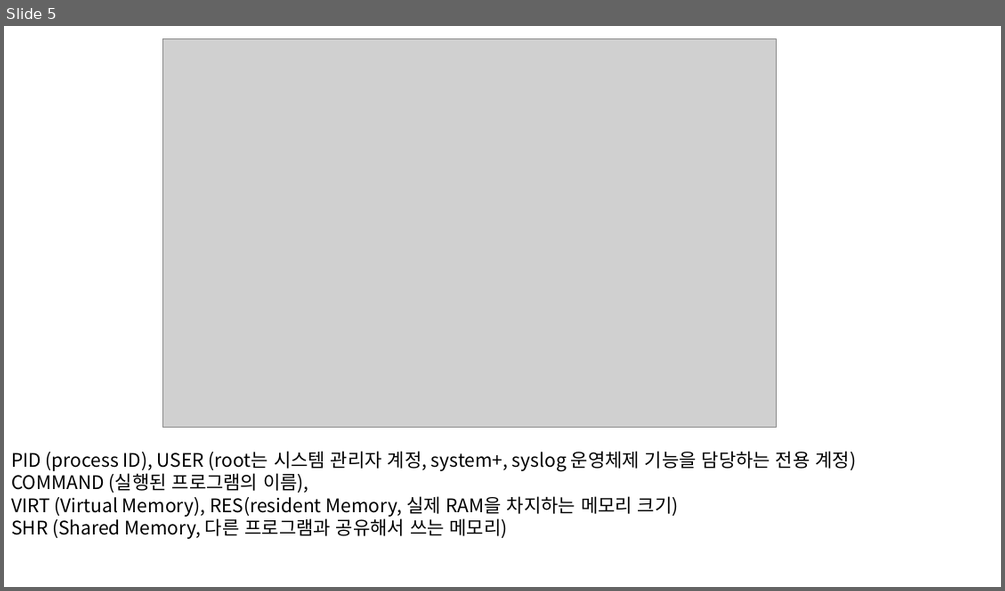
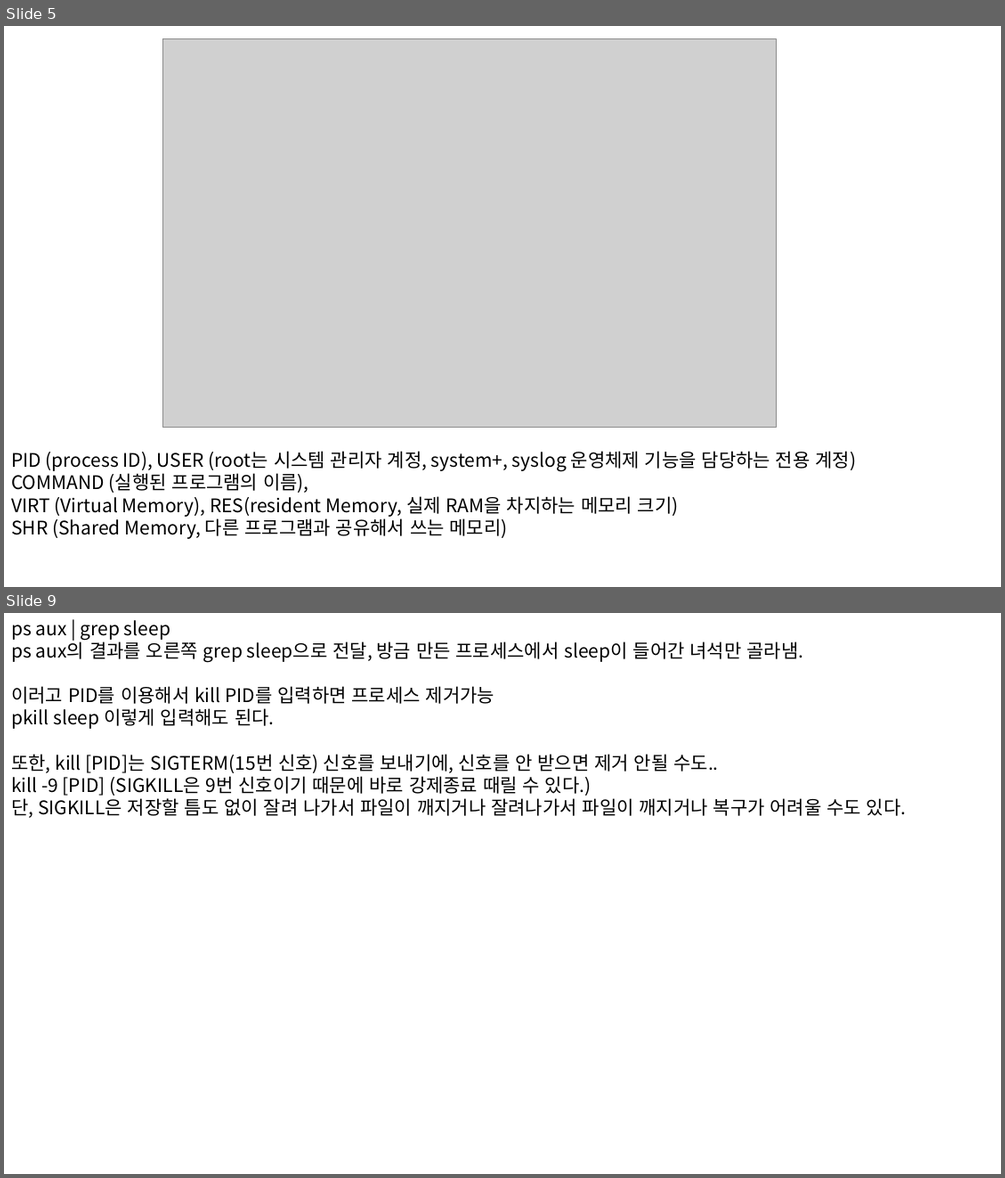
Before and after one commit to dimodimo0121/TIL, a slide deck: Linux/리눅스 공부.pptx. Shown one above the other, each under a label of ours: slide 5 before the commit, slides 5 and 9 after it; the slides between them are not shown. The pictures are 1005x591 and 1005x1178 pixels, drawn with LibreOffice and Linux fonts; fonts in the diff are those of the drawing; grey boxes stand for pictures. Boxes give left, top, right and bottom in pixels: in the first picture for what was removed or moved away, otherwise in the second. Text is boxed around its words. In the diff, an @@ line names an element or a change of style, - is before the commit and + after.

```diff
--- a/Linux/리눅스 공부.pptx
+++ b/Linux/리눅스 공부.pptx
@@ slide 9 added at box(4, 613, 1001, 1174), background #FFFFFF @@
@@ text added at box(11, 620, 906, 818), 18 pt, text #000000 @@
+ps aux | grep sleep
+ps aux의 결과를 오른쪽 grep sleep으로 전달, 방금 만든 프로세스에서 sleep이 들어간 녀석만 골라냄.
+이러고 PID를 이용해서 kill PID를 입력하면 프로세스 제거가능
+pkill sleep 이렇게 입력해도 된다.
+또한, kill [PID]는 SIGTERM(15번 신호) 신호를 보내기에, 신호를 안 받으면 제거 안될 수도..
+kill -9 [PID] (SIGKILL은 9번 신호이기 때문에 바로 강제종료 때릴 수 있다.)
+단, SIGKILL은 저장할 틈도 없이 잘려 나가서 파일이 깨지거나 잘려나가서 파일이 깨지거나 복구가 어려울 수도 있다.
```
Also in this commit, not shown: 2 slides changed, 3 other slides added, 1 other file.
